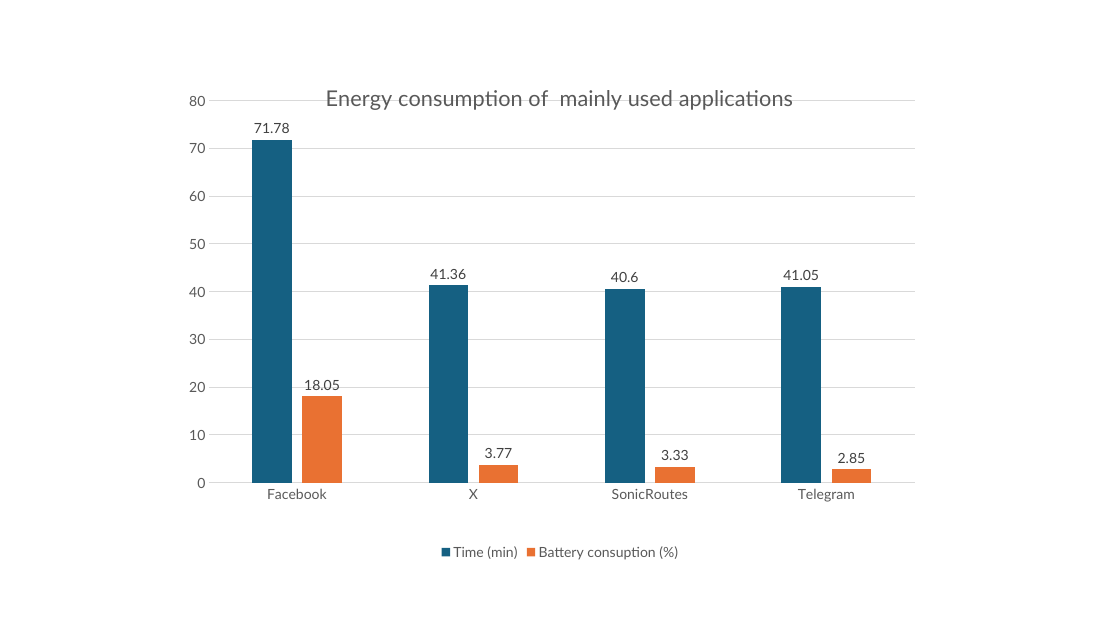
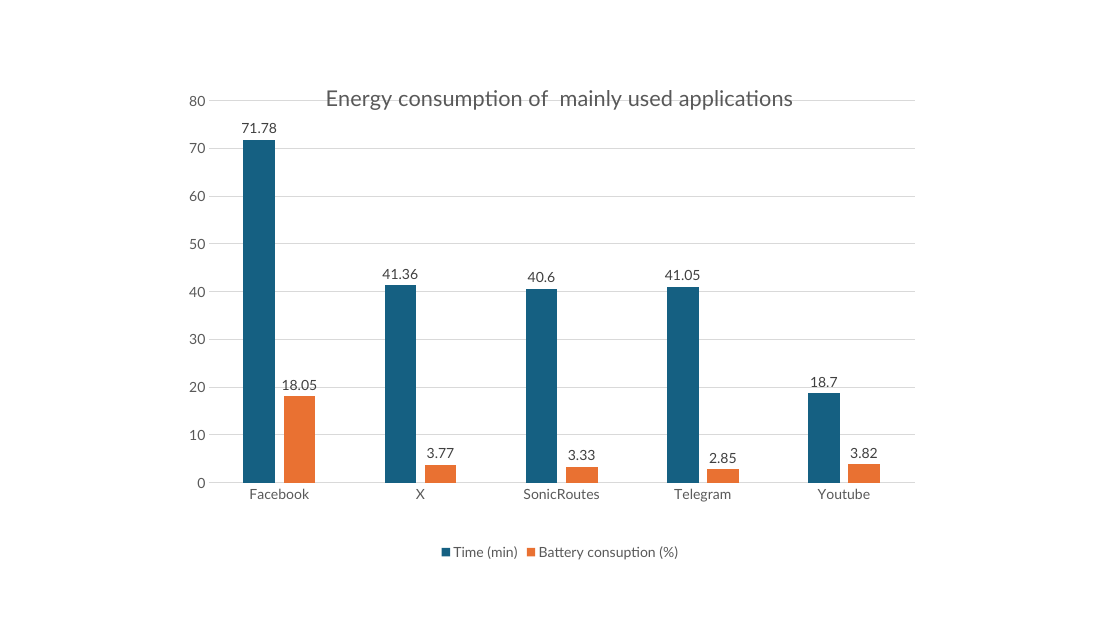
Before and after one commit to JacopoNiccolai/SonicRoutes, a slide deck: slide 1 of Grafici power consumption.pptx. Drawn at 1120x630 pixels with LibreOffice and Linux fonts; fonts in the diff are those of the drawing. Boxes give left, top, right and bottom in pixels: in the first picture for what was removed or moved away, otherwise in the second. Text is boxed around its words. In the diff, an @@ line names an element or a change of style, - is before the commit and + after.

```diff
--- a/Grafici power consumption.pptx
+++ b/Grafici power consumption.pptx
@@ column chart at [187, 66, 933, 565] @@
-categories: Facebook, X, SonicRoutes, Telegram
+categories: Facebook, X, SonicRoutes, Telegram, Youtube
-Time (min): 71.78, 41.36, 40.6, 41.05
+Time (min): 71.78, 41.36, 40.6, 41.05, 18.7
-Battery consuption (%): 18.05, 3.77, 3.33, 2.85
+Battery consuption (%): 18.05, 3.77, 3.33, 2.85, 3.82
```
Also in this commit, not shown: 1 other slide changed, 1 other file.
